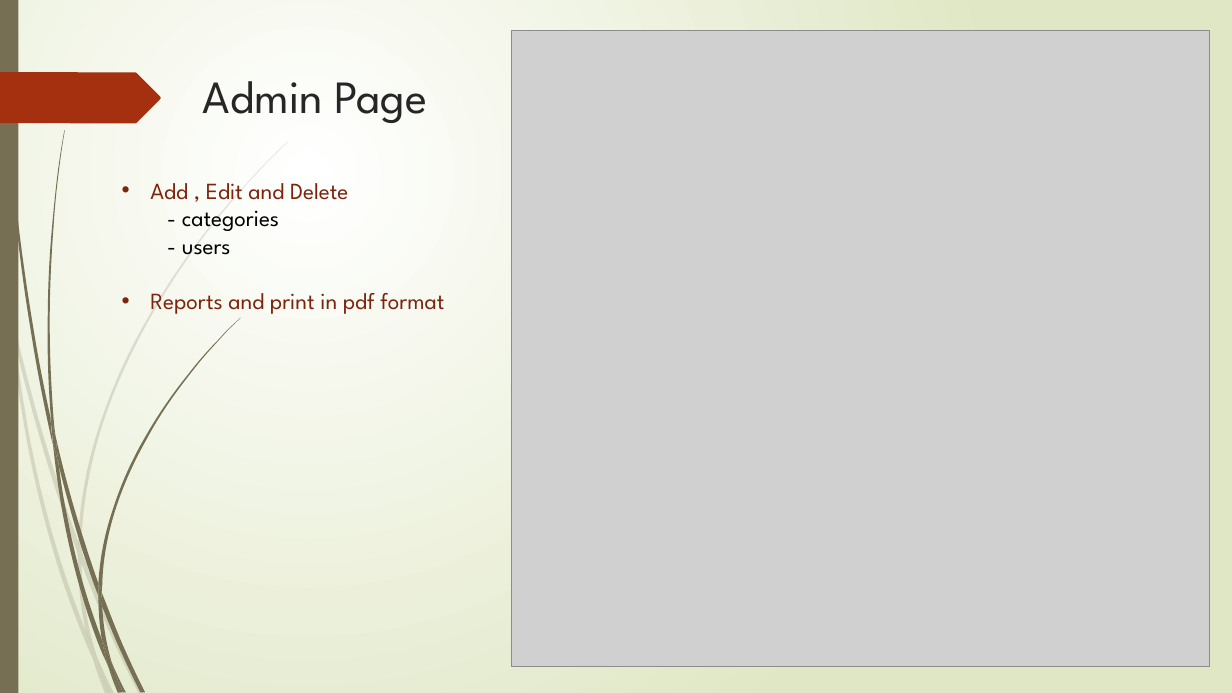
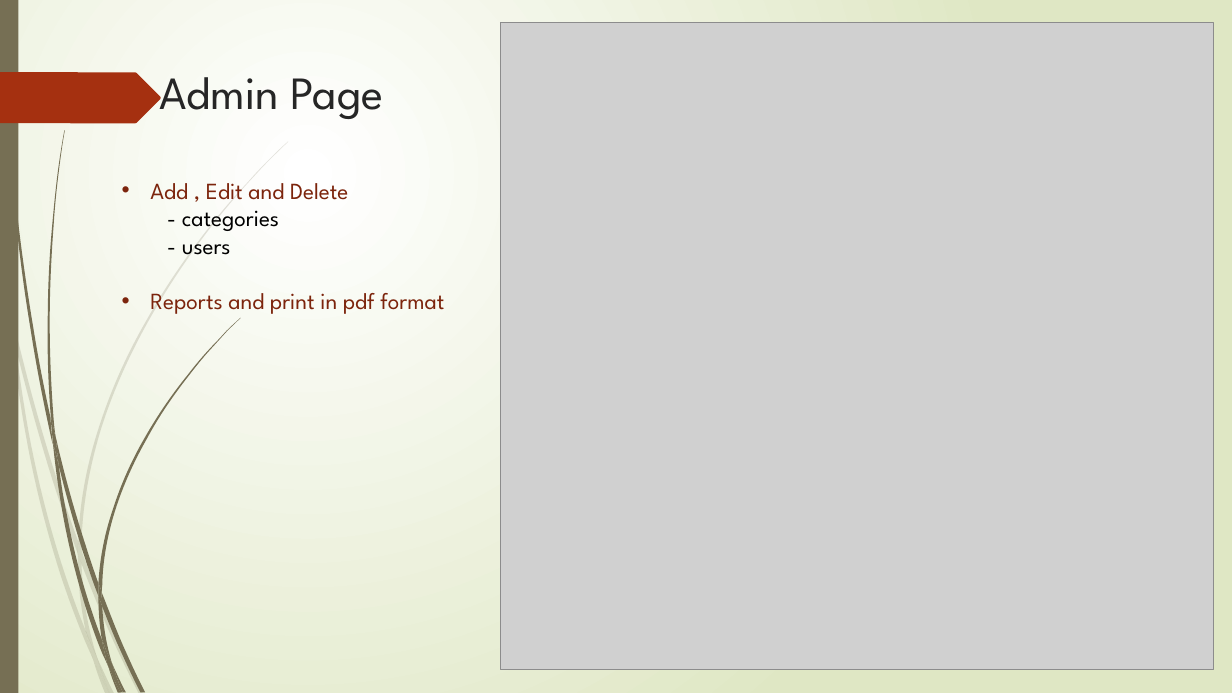
Before and after one commit to alitorabi1/bestbid, a slide deck: slide 13 of documents/Presentation.pptx (slide 14 before the commit). Drawn at 1232x693 pixels with LibreOffice and Linux fonts; fonts in the diff are those of the drawing; grey boxes stand for pictures. Boxes give left, top, right and bottom in pixels: in the first picture for what was removed or moved away, otherwise in the second. Text is boxed around its words. In the diff, an @@ line names an element or a change of style, - is before the commit and + after.

```diff
--- a/documents/Presentation.pptx
+++ b/documents/Presentation.pptx
@@ picture: place and size @@
-picture at box(511, 30, 1210, 667)
+picture at box(501, 23, 1214, 670)
@@ title "Admin Page": place and size @@
-title "Admin Page" at box(203, 81, 427, 123)
+title "Admin Page" at box(159, 77, 383, 119)
```
Also in this commit, not shown: 1 other slide changed, 1 slide removed.
